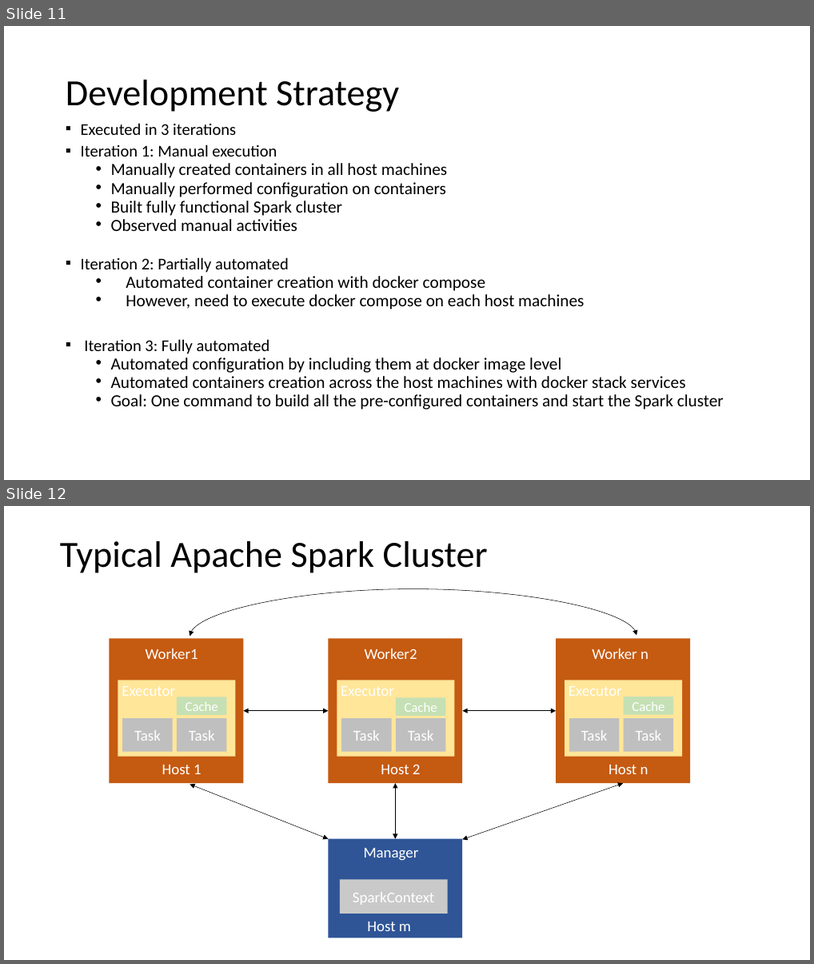
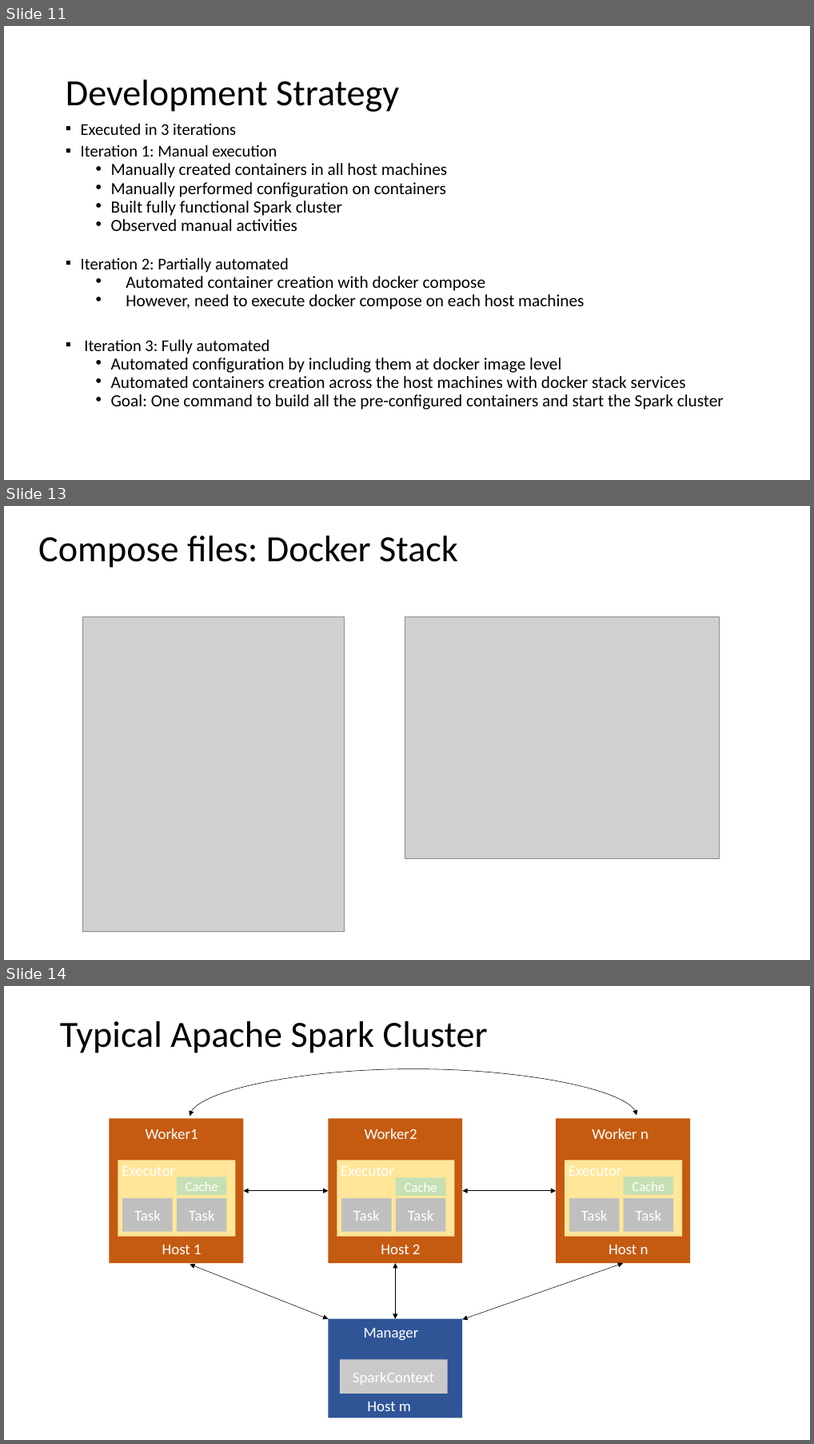
Before and after one commit to gprasad09/Apache-Spark-Cluster-Project, a slide deck: misc/ProjectReports-In progress/TermProject.pptx. Shown one above the other, each under a label of ours: slides 11 and 12 before the commit, slides 11, 13 and 14 after it; the slides between them are not shown. The pictures are 814x964 and 814x1444 pixels, drawn with LibreOffice and Linux fonts; fonts in the diff are those of the drawing; grey boxes stand for pictures. Boxes give left, top, right and bottom in pixels: in the first picture for what was removed or moved away, otherwise in the second. Text is boxed around its words. In the diff, an @@ line names an element or a change of style, - is before the commit and + after.

```diff
--- a/misc/ProjectReports-In progress/TermProject.pptx
+++ b/misc/ProjectReports-In progress/TermProject.pptx
@@ slide 13 added at (x1=4, y1=506, x2=810, y2=960), background #FFFFFF @@
@@ title added at (x1=38, y1=536, x2=458, y2=568), 44 pt, text #000000 @@
+Compose files: Docker Stack
@@ picture added at (x1=82, y1=616, x2=344, y2=932) @@
@@ picture added at (x1=406, y1=616, x2=720, y2=858) @@
@@ what was slide 12 is now slide 14 @@
```
Also in this commit, not shown: 1 slide changed, 3 other slides added, 1 other file.
